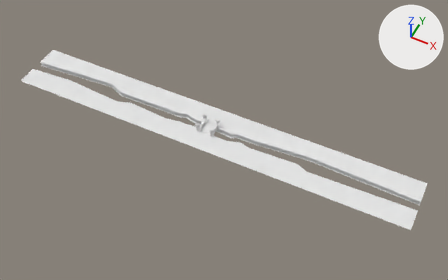
One commit to the FBX model PFA-Episode2/Assets/_Graph/Mesh/Terrain/Asset_map/msh_tilemap_stonebridge.fbx: the scene before it, then after it.
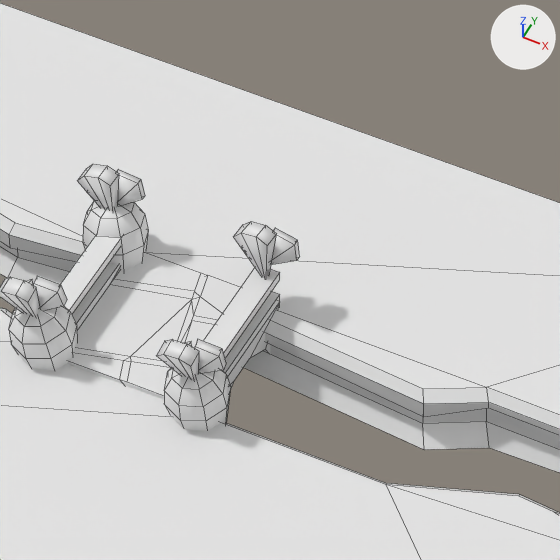
Each version appears first whole from a 50 mm camera at (47.6, -87.2, 106.9) aimed at (4.2, -0.3, -1.7), and next in a close-up on the part from 44% to 54% of the width and 36% to 53% of the height. The lights are fixed; the arrows at upper right show +X, +Y and +Z. The close-ups show mesh edges as thin lines. Where no turn or scale is listed for an object, it has been applied to the vertices.

Objects in the first close-up: 'msh_tilemap_stonebridge'.
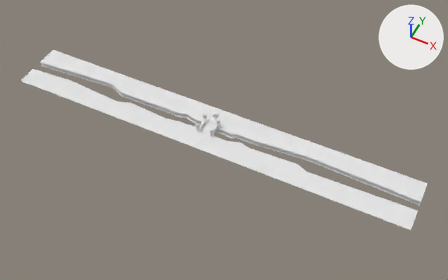
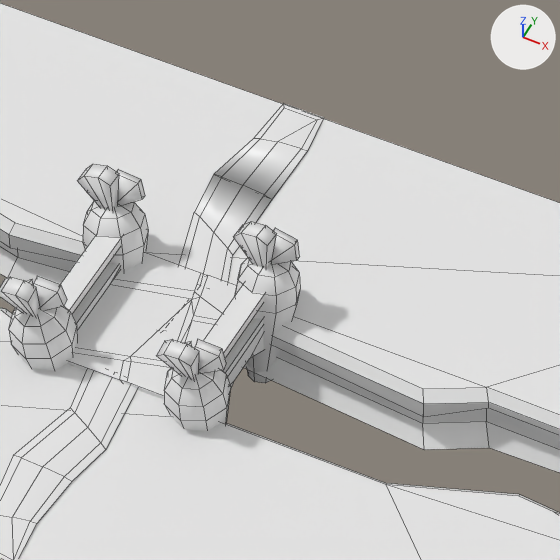
Edits to the bpy script that builds the scene:
```text
Add mat_mat_mainpalette_opaque_005:
    mat_mat_mainpalette_opaque_005 = principled_material('Mat_MainPalette_Opaque.005')
    mat_mat_mainpalette_opaque_005.base_color = (0.8, 0.8, 0.8)  # white #e7e7e7
    mat_mat_mainpalette_opaque_005.roughness = 0.4
Change me_msh_tilemap_stonebridge:
    used by ob_msh_tilemap_stonebridge; location = (0.0, 0.0, 0.0)
    remove me_msh_tilemap_stonebridge.from_pydata(...)  # 473 vertices, 404 faces; spans x -50.0..50.0, y -6.7..6.8, z -1.8..2.3
    add me_msh_tilemap_stonebridge.from_pydata(...)  # 559 vertices, 479 faces; spans x -50.0..50.0, y -6.7..6.8, z -1.8..2.3
    me_msh_tilemap_stonebridge part 1: the loose piece of 33 vertices spanning x -2.5..-1.2, y 0.9..2.2, z -1.7..1.3 is copied, and the copy is turned 7.8 degrees about the y axis through its middle, then moved by (3.3, 0.0, 0.0); it spans x 0.9..2.3, y 0.9..2.2, z -1.7..1.3
    me_msh_tilemap_stonebridge part 2: a new loose piece of 53 vertices spanning x -1.1..0.7, y -6.7..6.8, z 0.0..0.1, in mat_mat_mainpalette_opaque_005 (white #e7e7e7)
    add me_msh_tilemap_stonebridge.materials.append(mat_mat_mainpalette_opaque_005)  # white #e7e7e7
```

Pixel boxes [x1, y1, x2, y2] of what changed, in the close-ups (560 x 560 px):
part 1 of me_msh_tilemap_stonebridge, added
    after: [235, 258, 300, 383]
part 2 of me_msh_tilemap_stonebridge, added
    after: [0, 103, 324, 560]
